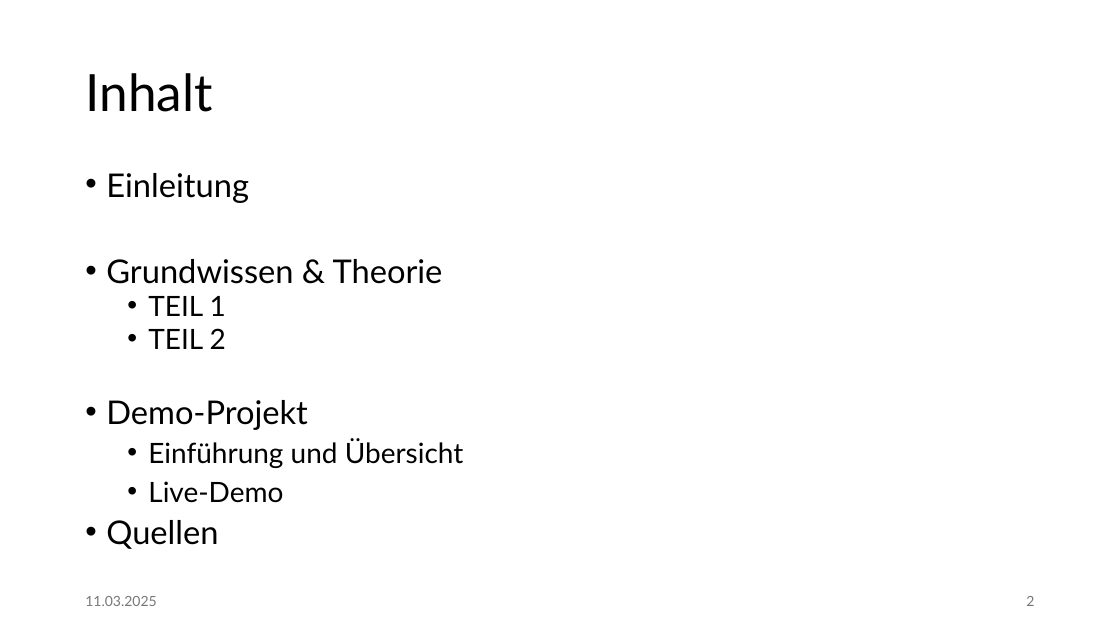
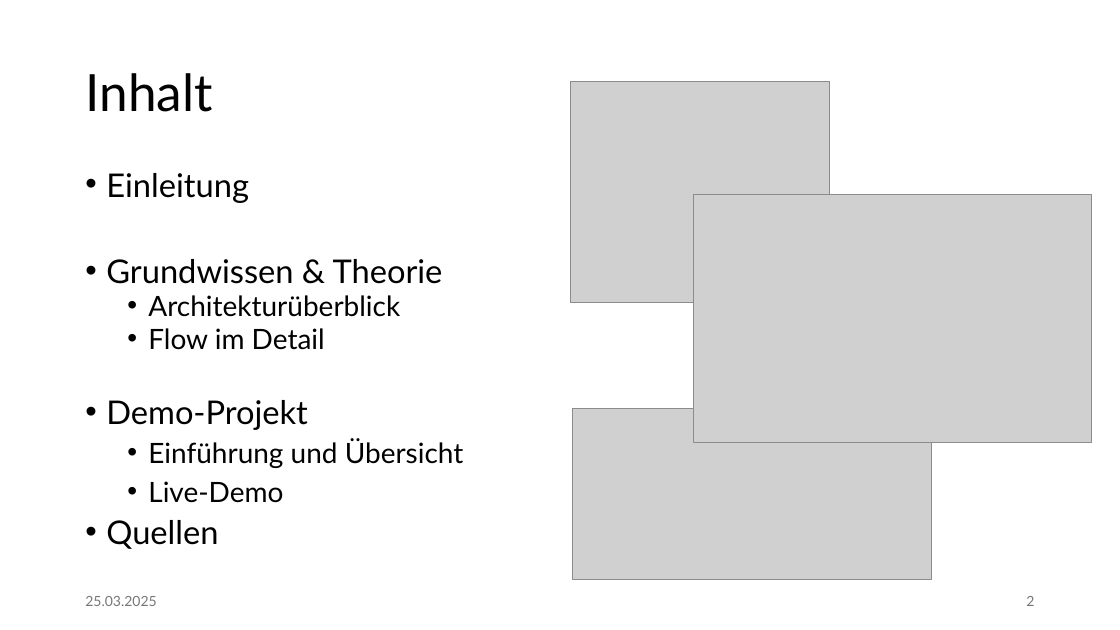
Before and after one commit to jonasaberger/DBI_JavaVaadin, a slide deck: slide 2 of 00_Docs/Projektpraesentation.pptx. Drawn at 1120x630 pixels with LibreOffice and Linux fonts; fonts in the diff are those of the drawing; grey boxes stand for pictures. Boxes give left, top, right and bottom in pixels: in the first picture for what was removed or moved away, otherwise in the second. Text is boxed around its words. In the diff, an @@ line names an element or a change of style, - is before the commit and + after.

```diff
--- a/00_Docs/Projektpraesentation.pptx
+++ b/00_Docs/Projektpraesentation.pptx
@@ picture added at [571, 81, 830, 302] @@
@@ picture added at [694, 195, 1091, 443] @@
@@ text at [148, 295, 400, 350]: text changed @@
-  • TEIL 1
-  • TEIL 2
+  • Architekturüberblick
+  • Flow im Detail
@@ picture added at [573, 408, 932, 580] @@
@@ text at [85, 596, 156, 606]: text changed @@
-11.03.2025
+25.03.2025
```
Also in this commit, not shown: 16 other slides changed, 7 slides added.
